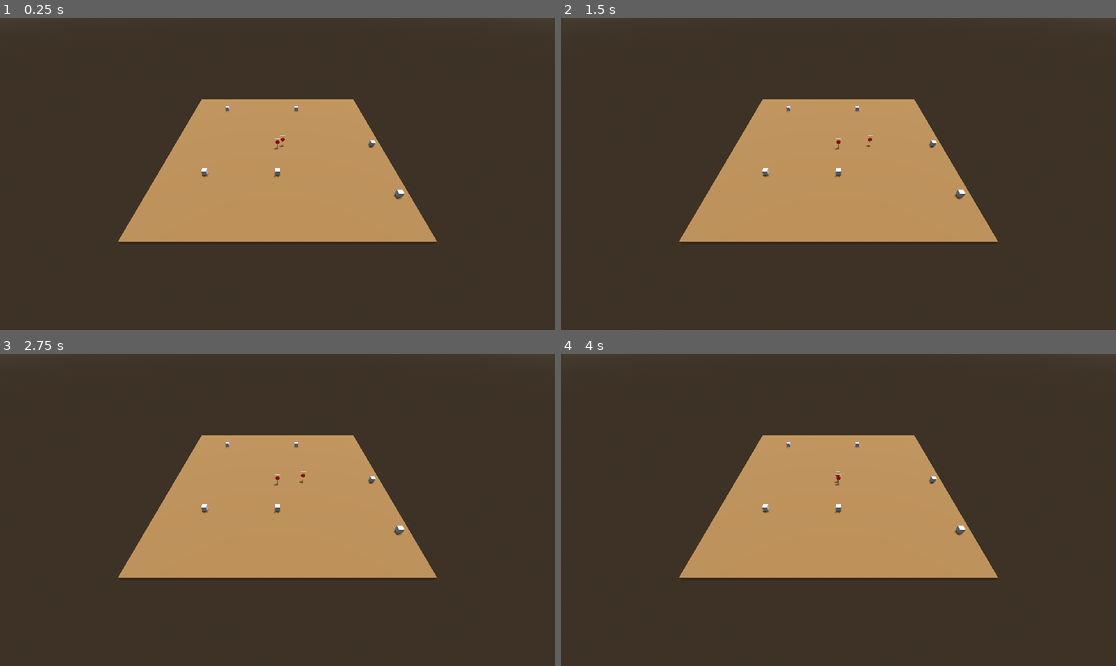
Above: before the commit, frames 1-4 (two rows, left to right).
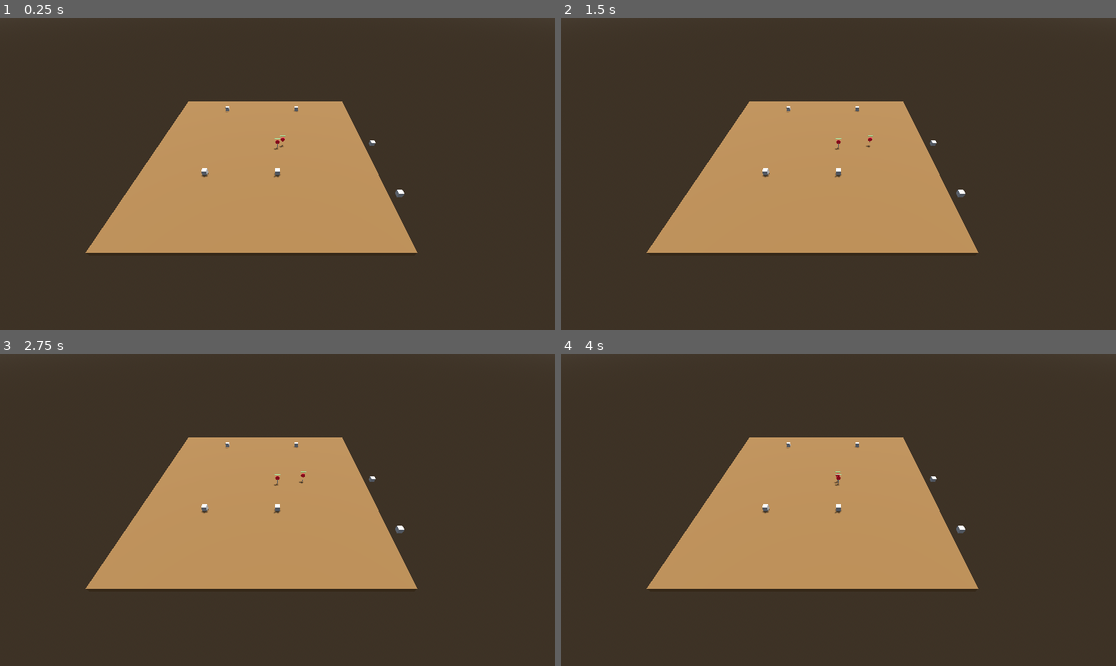
Above: after the commit, the same moments.

Repository: jonathaneeckhout/godot-fps-multiplayer
Game: Godot game, scene res://scenes/game/game.tscn
The game is run twice, just before and just after one commit, with the same random seed, the same clock (stepped at 60 frames per second) and the same inputs. This scene is started directly instead of the project's main scene.
Inputs (mouse positions are in pixels of both pictures, inside the frame that each line leads up to):
- Up to frame 1 (0.25 s): no input
- Up to frame 2 (1.5 s): move the mouse to (960, 158) at 0.52 s; press the mouse at (960, 158) at 0.53 s; hold D (strafe_right) 0.53-1.28 s; tap Space (jump) at 0.77, 0.8, 1.07, 1.35 s; tap Enter at 1.25 s; move the mouse to (727, 189) at 1.27 s; release the mouse at (727, 189) at 1.28 s; hold S (move_down) from 1.28 s (still down)
- Up to frame 3 (2.75 s): tap Space (jump) at 1.52, 1.82, 2.3 s; click (166, 525) at 1.55 s; move the mouse to (333, 441) at 2.02 s; release S (move_down) at 2.03 s; press the mouse at (333, 441) at 2.03 s; hold D (strafe_right) from 2.03 s (still down)
- Up to frame 4 (4 s): move the mouse to (810, 572) at 2.77 s; release D (strafe_right) at 2.78 s; release the mouse at (810, 572) at 2.78 s; hold W (move_up) 2.78-3.53 s; click (810, 572) at 2.85 s; tap Space (jump) at 3.02, 3.32, 3.5, 3.6, 3.77 s; move the mouse to (1005, 556) at 3.52 s; hold A (strafe_left) from 3.53 s (still down)

The runs differ from the first frame. In frame 1, 5.2% of the frame differs, in the area x 15-79%, y 26-76%; in frame 2, 5.2%; in frame 3, 5.2%; in frame 4, 5.2%.
Error in both runs: Assertion failed. (res://components/map/player_spawner/player_spawner.gd:18)

Commit message:
make reloading take some time

Diff:
--- a/classes/gun.gd
+++ b/classes/gun.gd
@@ -2,23 +2,17 @@
 extends Node
 
 @export var damage: int = 10
-
 @export var mag_size: int = 20
-
 @export var max_bullets = 80
-
 @export var automatic: bool = false
-
-## Only used when automatic is set
 @export var shots_per_second: float = 3.0
+@export var reload_time: float = 1.5
 
 var magazine: int = mag_size
-
 var spare_bullets: int = max_bullets
-
 var last_fire: float = 0.0
-
 var time_between_shots: float = 1 / shots_per_second
+var is_reloading: bool = false
 
 func _ready() -> void:
     magazine = mag_size
@@ -29,7 +23,7 @@
 
 
 func fire() -> bool:
-    if is_mag_empty():
+    if is_mag_empty() or is_reloading:
         return false
 
     var current_time: float = Connection.clock_synchronizer.get_time()
@@ -45,14 +39,22 @@
 
 
 func reload() -> bool:
-    if is_out_of_ammo():
+    if is_out_of_ammo() or is_reloading:
         return false
+
+    if magazine == mag_size:
+        return false
+
+    is_reloading = true
+
+    await get_tree().create_timer(reload_time).timeout
 
     var bullets_needed: int = mag_size - magazine
     var bullets_to_reload: int = min(bullets_needed, spare_bullets)
 
     magazine += bullets_to_reload
     spare_bullets -= bullets_to_reload
+    is_reloading = false
 
     return true
 
--- a/components/player/gun_synchronizer/gun_synchronizer.gd
+++ b/components/player/gun_synchronizer/gun_synchronizer.gd
@@ -76,7 +76,7 @@
     if gun == null:
         return
 
-    if not gun.reload():
+    if not await gun.reload():
         return
 
     reloaded.emit()
--- a/scenes/game/game.tscn
+++ b/scenes/game/game.tscn
@@ -67,7 +67,7 @@
 [node name="Map" type="Node3D" parent="."]
 
 [node name="MeshInstance3D" type="MeshInstance3D" parent="Map"]
-transform = Transform3D(1, 0, 0, 0, 1, 0, 0, 0, 1, 0, -0.5, 0)
+transform = Transform3D(1, 0, 0, 0, 1, 0, 0, 0, 1, -3.93776, -0.550003, 1.75252)
 mesh = SubResource("BoxMesh_yyfjg")
 
 [node name="StaticBody3D" type="StaticBody3D" parent="Map/MeshInstance3D"]
